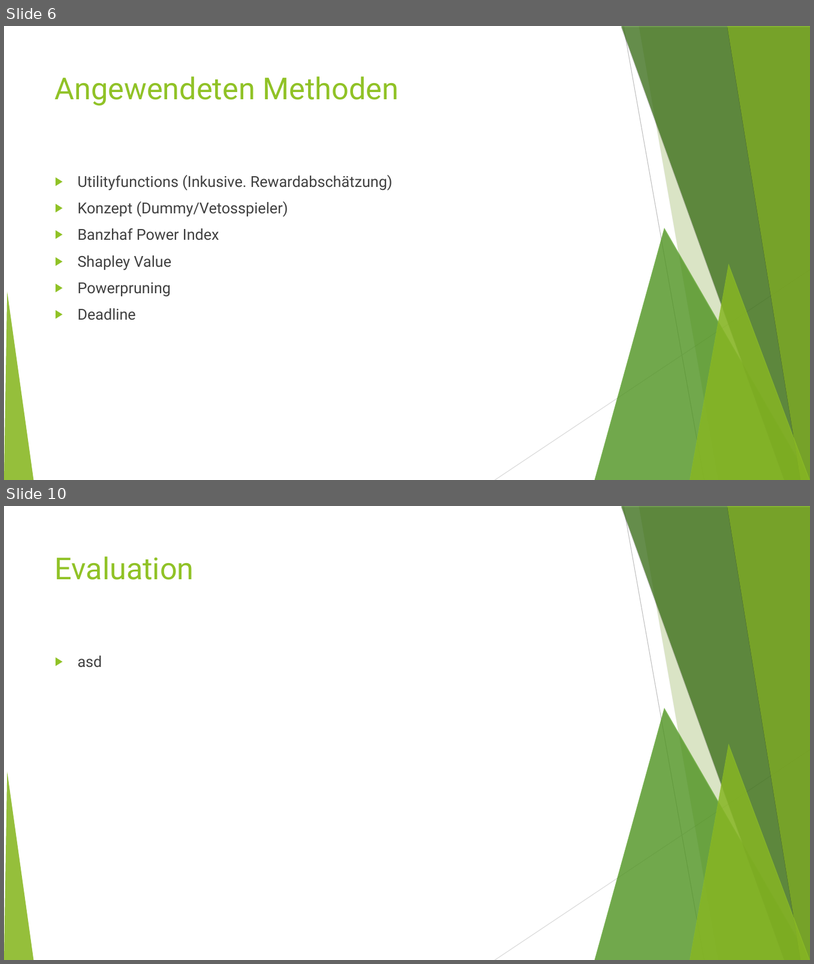
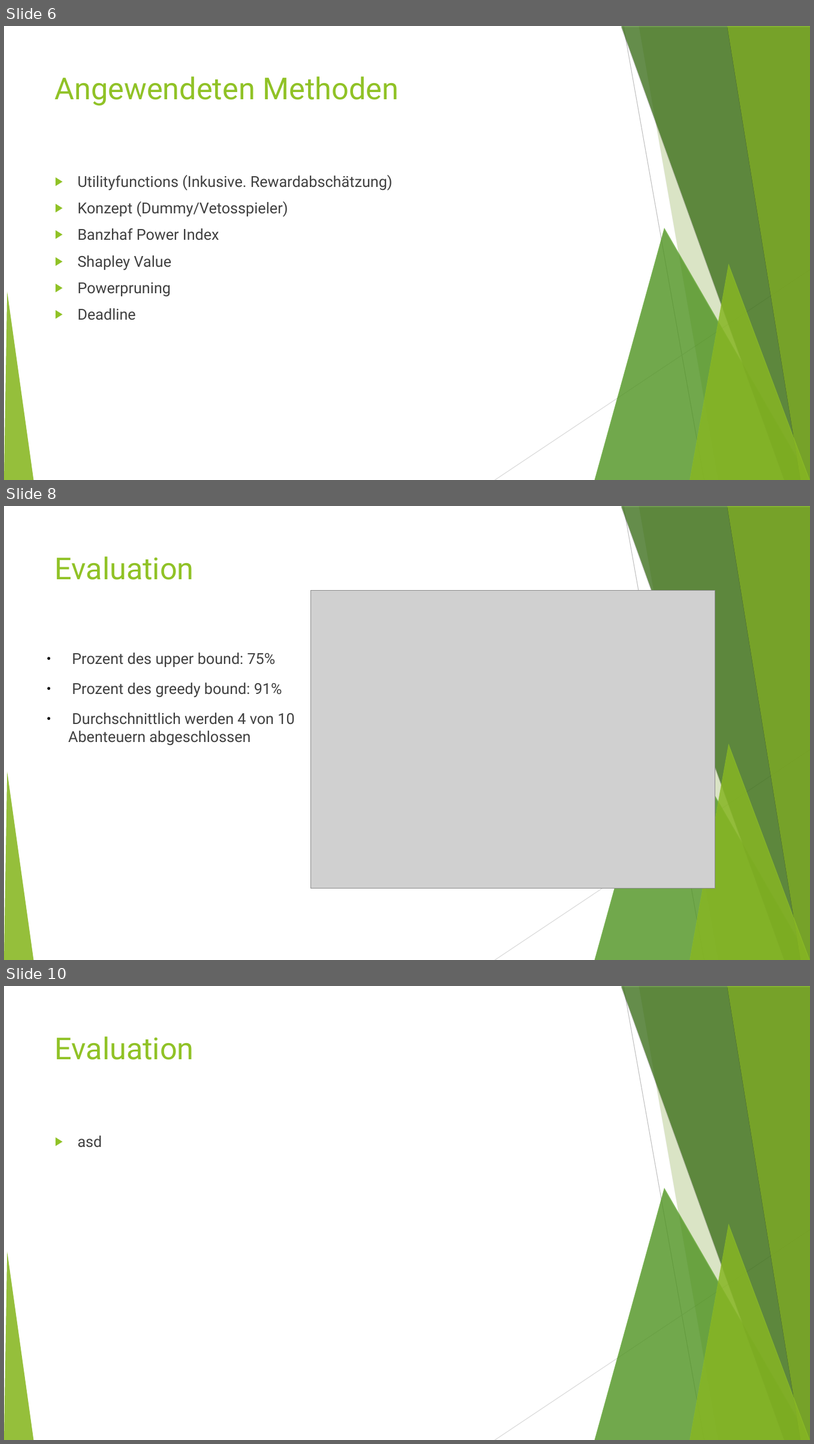
Before and after one commit to MFizz/AiF, a slide deck: Abschluss/alt.odp. Shown one above the other, each under a label of ours: slides 6 and 10 before the commit, slides 6, 8 and 10 after it; the slides between them are not shown. The pictures are 814x964 and 814x1444 pixels, drawn with LibreOffice and Linux fonts; fonts in the diff are those of the drawing; grey boxes stand for pictures. Boxes give left, top, right and bottom in pixels: in the first picture for what was removed or moved away, otherwise in the second. Text is boxed around its words. In the diff, an @@ line names an element or a change of style, - is before the commit and + after.

```diff
--- a/Abschluss/alt.odp
+++ b/Abschluss/alt.odp
@@ slide 8 added at bbox=[4, 506, 810, 960], background #FFFFFF; not listed: 10 template elements that a slide beside it also shows @@
@@ title added at bbox=[55, 556, 194, 580], 36 pt, text #90C226 @@
+Evaluation
@@ picture added at bbox=[311, 591, 716, 888] @@
@@ text added at bbox=[68, 652, 294, 745], 18 pt, text #404040 @@
+● Prozent des upper bound: 75%
+● Prozent des greedy bound: 91%
+● Durchschnittlich werden 4 von 10 Abenteuern abgeschlossen
```
Also in this commit, not shown: 2 other slides added, 3 slides removed, 1 other file.
